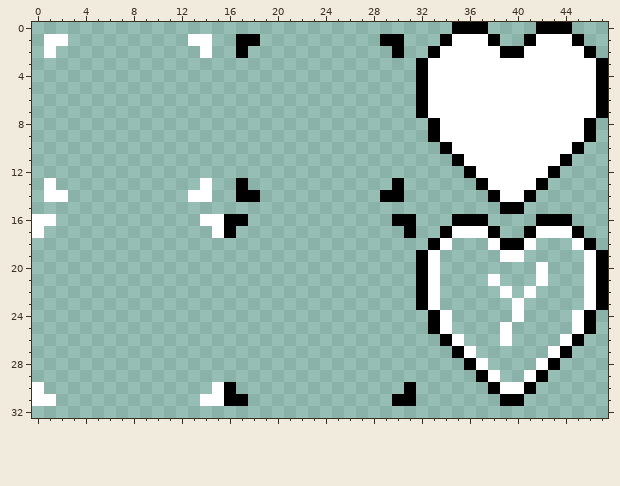
Pixel-art sprite, stored at res/spritesheet/hud_spritesheet.png. This is how it looked before the edit.
The file is 48x48 pixels. Shown: x 0..47, y 0..32.
The result:
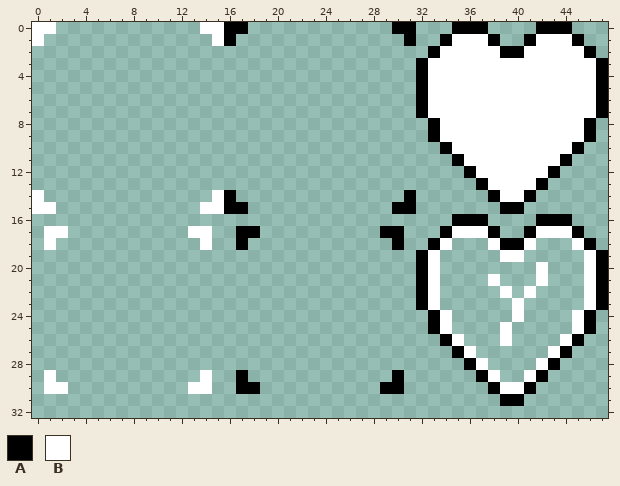
Palette (. is transparent): A #000000  B #ffffff
Diff:
The edit adds colour A in row 0 at x 16 to 17 and 30 to 31; in row 1 at x 16 and 31; in row 14 at x 16 and 31; in row 15 at x 16 to 17 and 30 to 31; in row 17 at x 17 to 18 and 29 to 30; in row 18 at x 17 and 30.
The edit adds colour A in row 29 at x 17 and 30; in row 30 at x 17 to 18 and 29 to 30.
The edit adds colour B in row 0 at x 0 to 1 and 14 to 15; in row 1 at x 0 and 15; in row 14 at x 0 and 15; in row 15 at x 0 to 1 and 14 to 15; in row 17 at x 1 to 2 and 13 to 14; in row 18 at x 1 and 14.
The edit adds colour B in row 29 at x 1 and 14; in row 30 at x 1 to 2 and 13 to 14.
Colour A is gone in row 1 at x 17 to 18 and 29 to 30; in row 2 at x 17 and 30; in row 13 at x 17 and 30; in row 14 at x 17 to 18 and 29 to 30; in row 16 at x 16 to 17 and 30 to 31; in row 17 at x 16 and 31.
Colour A is gone in row 30 at x 16 and 31; in row 31 at x 16 to 17 and 30 to 31.
Colour B is gone in row 1 at x 1 to 2 and 13 to 14; in row 2 at x 1 and 14; in row 13 at x 1 and 14; in row 14 at x 1 to 2 and 13 to 14; in row 16 at x 0 to 1 and 14 to 15; in row 17 at x 0 and 15.
Colour B is gone in row 30 at x 0 and 15; in row 31 at x 0 to 1 and 14 to 15.
